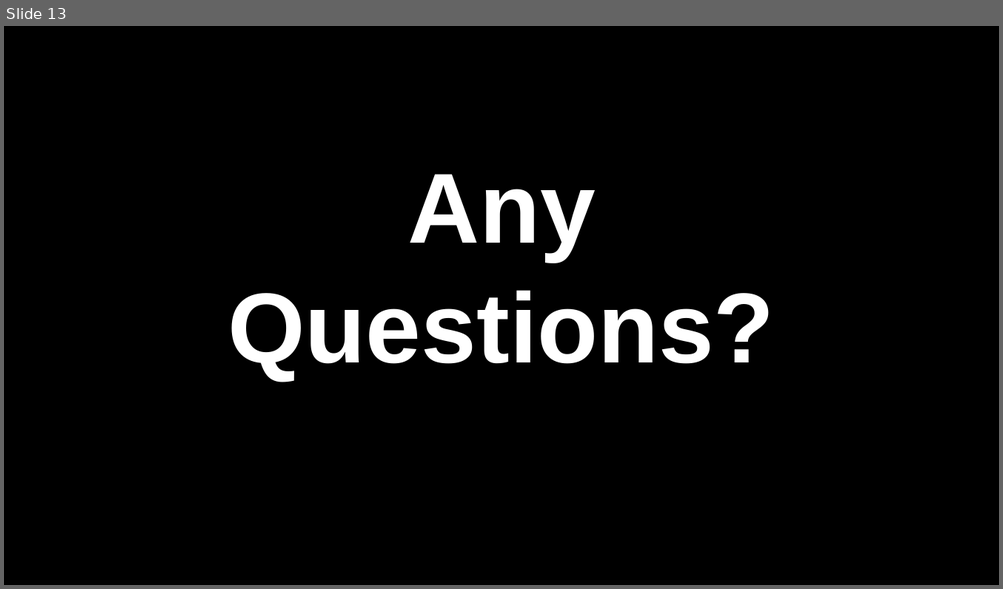
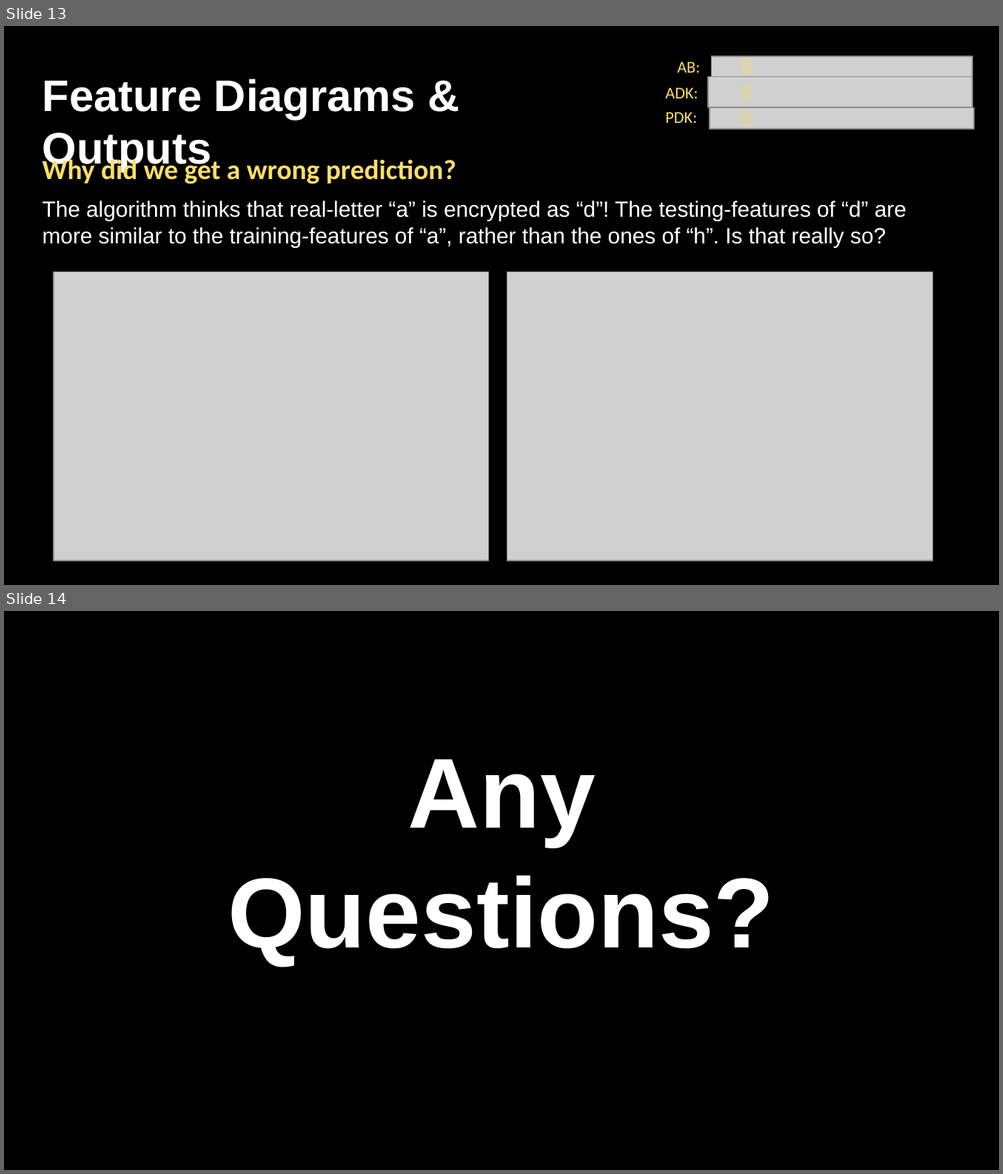
Before and after one commit to nataliakoliou/ML-Ciphertext-Decryption-Algorithm, a slide deck: project-presentation.pptx. Shown one above the other, each under a label of ours: slide 13 before the commit, slides 13 and 14 after it. The pictures are 1003x589 and 1003x1174 pixels, drawn with LibreOffice and Linux fonts; fonts in the diff are those of the drawing; grey boxes stand for pictures. Boxes give left, top, right and bottom in pixels: in the first picture for what was removed or moved away, otherwise in the second. Text is boxed around its words. In the diff, an @@ line names an element or a change of style, - is before the commit and + after.

```diff
--- a/project-presentation.pptx
+++ b/project-presentation.pptx
@@ slide 13 added at (4, 26, 999, 585), background #000000 @@
@@ text added at (677, 62, 700, 73), 12 pt, text #FCDF64 @@
+AB:
@@ picture added at (711, 57, 972, 81) @@
@@ rectangle added at (741, 58, 751, 75), fill #FCDF64 at 30% opacity @@
@@ text added at (42, 79, 415, 173), 32 pt, text #FFFFFF, bold @@
+Feature Diagrams & Outputs
@@ text added at (665, 87, 697, 99), 12 pt, text #FCDF64 @@
+ADK:
@@ picture added at (708, 77, 973, 107) @@
@@ rectangle added at (741, 84, 751, 101), fill #FCDF64 at 30% opacity @@
@@ text added at (665, 112, 697, 123), 12 pt, text #FCDF64 @@
+PDK:
@@ picture added at (709, 107, 973, 128) @@
@@ rectangle added at (741, 110, 751, 127), fill #FCDF64 at 30% opacity @@
@@ text added at (42, 156, 456, 184), 20 pt, text #FCDF64, bold @@
+Why did we get a wrong prediction?
@@ text added at (42, 201, 906, 247), 16 pt, text #FFFFFF @@
+The algorithm thinks that real-letter “a” is encrypted as “d”! The testing-features of “d” are more similar to the training-features of “a”, rather than the ones of “h”. Is that really so?
@@ picture added at (54, 272, 489, 561) @@
@@ picture added at (506, 272, 932, 561) @@
@@ what was slide 13 is now slide 14 @@
```
Also in this commit, not shown: 1 slide changed.
